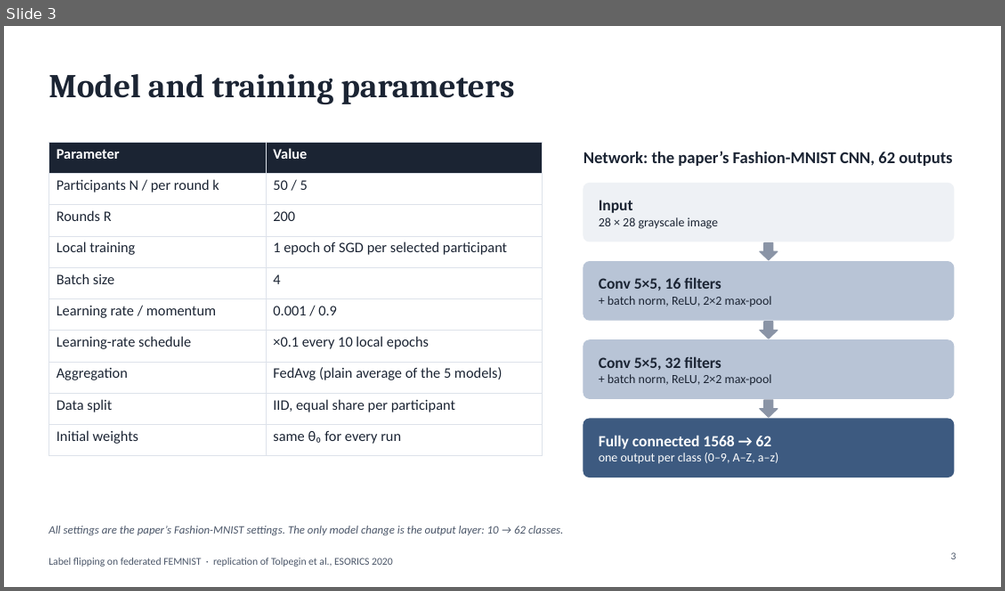
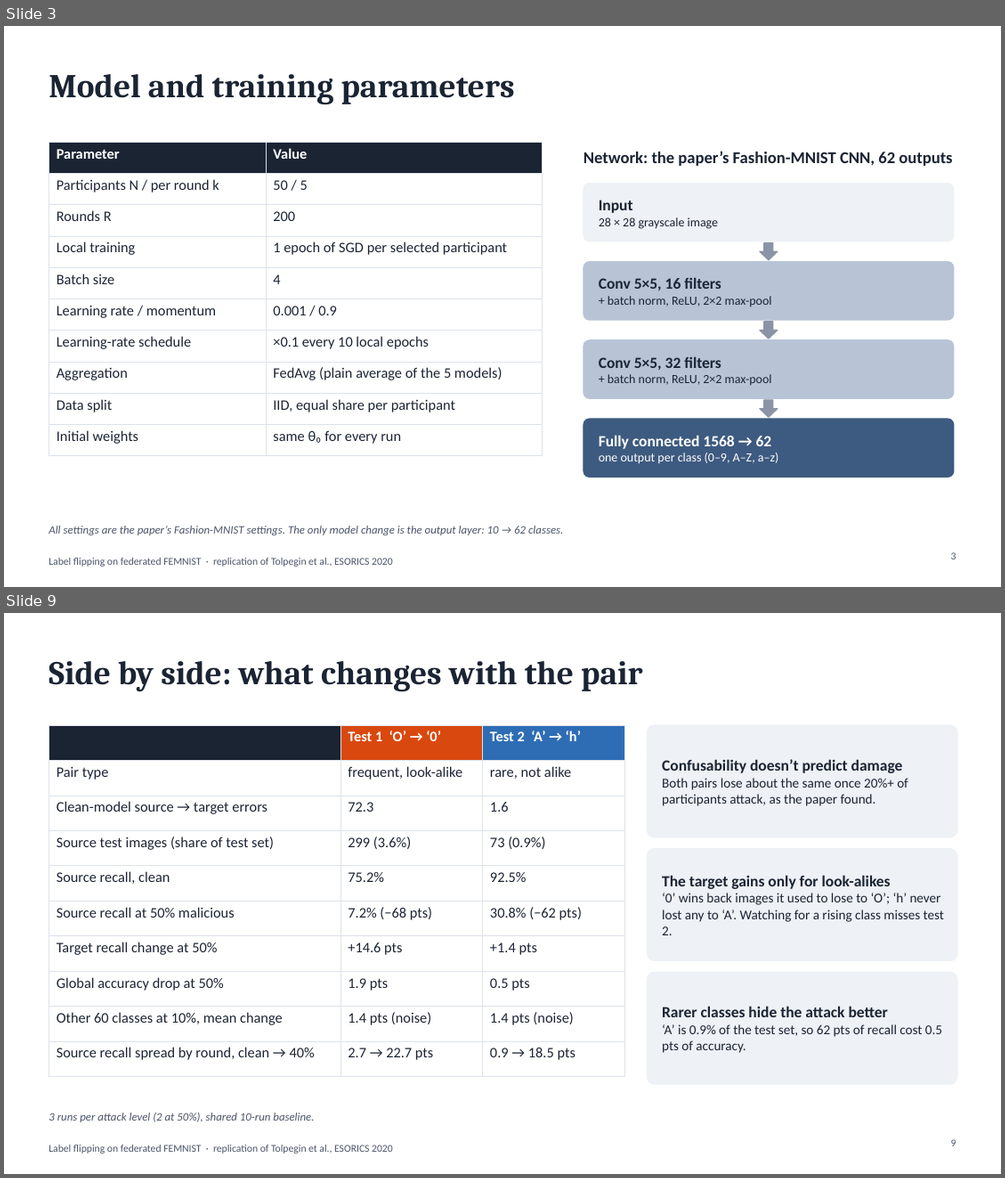
Before and after one commit to wetthamm/FederatedLearning, a slide deck: writeup/FEMNIST_label_flipping.pptx. Shown one above the other, each under a label of ours: slide 3 before the commit, slides 3 and 9 after it; the slides between them are not shown. The pictures are 1005x591 and 1005x1178 pixels, drawn with LibreOffice and Linux fonts; fonts in the diff are those of the drawing. Boxes give left, top, right and bottom in pixels: in the first picture for what was removed or moved away, otherwise in the second. Text is boxed around its words. In the diff, an @@ line names an element or a change of style, - is before the commit and + after.

```diff
--- a/writeup/FEMNIST_label_flipping.pptx
+++ b/writeup/FEMNIST_label_flipping.pptx
@@ slide 9 added at (x1=4, y1=613, x2=1001, y2=1174), background #FFFFFF; not listed: 1 template element that a slide beside it also shows @@
@@ title added at (x1=48, y1=661, x2=642, y2=692), 32 pt, text #1B2433, bold @@
+Side by side: what changes with the pair
@@ table added at (x1=48, y1=725, x2=624, y2=1063), 10 rows, 3 columns @@
+ | Test 1 ‘O’ → ‘0’ | Test 2 ‘A’ → ‘h’
+Pair type | frequent, look-alike | rare, not alike
+Clean-model source → target errors | 72.3 | 1.6
+Source test images (share of test set) | 299 (3.6%) | 73 (0.9%)
+Source recall, clean | 75.2% | 92.5%
+Source recall at 50% malicious | 7.2% (−68 pts) | 30.8% (−62 pts)
+Target recall change at 50% | +14.6 pts | +1.4 pts
+Global accuracy drop at 50% | 1.9 pts | 0.5 pts
+Other 60 classes at 10%, mean change | 1.4 pts (noise) | 1.4 pts (noise)
+Source recall spread by round, clean → 40% | 2.7 → 22.7 pts | 0.9 → 18.5 pts
@@ rounded rectangle added at (x1=647, y1=725, x2=957, y2=837), fill #EEF1F5, outline #EEF1F5 1 pt @@
@@ text added at (x1=662, y1=759, x2=908, y2=806), 13 pt, text #1B2433 @@
+Confusability doesn’t predict damage
+Both pairs lose about the same once 20%+ of participants attack, as the paper found.
@@ rounded rectangle added at (x1=647, y1=849, x2=957, y2=961), fill #EEF1F5, outline #EEF1F5 1 pt @@
@@ text added at (x1=662, y1=875, x2=944, y2=935), 13 pt, text #1B2433 @@
+The target gains only for look-alikes
+‘0’ wins back images it used to lose to ‘O’; ‘h’ never lost any to ‘A’. Watching for a rising class misses test 2.
@@ rounded rectangle added at (x1=647, y1=972, x2=957, y2=1084), fill #EEF1F5, outline #EEF1F5 1 pt @@
@@ text added at (x1=662, y1=1005, x2=942, y2=1053), 13 pt, text #1B2433 @@
+Rarer classes hide the attack better
+‘A’ is 0.9% of the test set, so 62 pts of recall cost 0.5 pts of accuracy.
@@ text added at (x1=48, y1=1112, x2=314, y2=1122), 11 pt, text #4A5568, italic @@
+3 runs per attack level (2 at 50%), shared 10-run baseline.
@@ page number added at (x1=951, y1=1139, x2=956, y2=1146), 10 pt, text #4A5568 @@
+9
```
Also in this commit, not shown: 11 slides changed, 3 other slides added.
